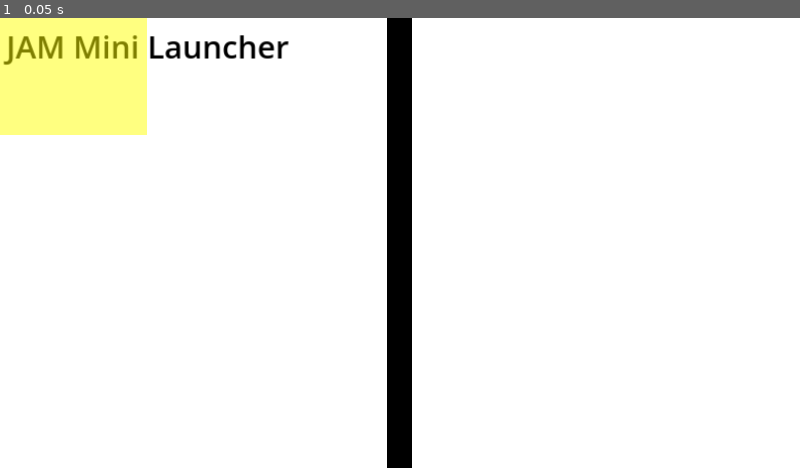
Above: before the commit, frame 1.
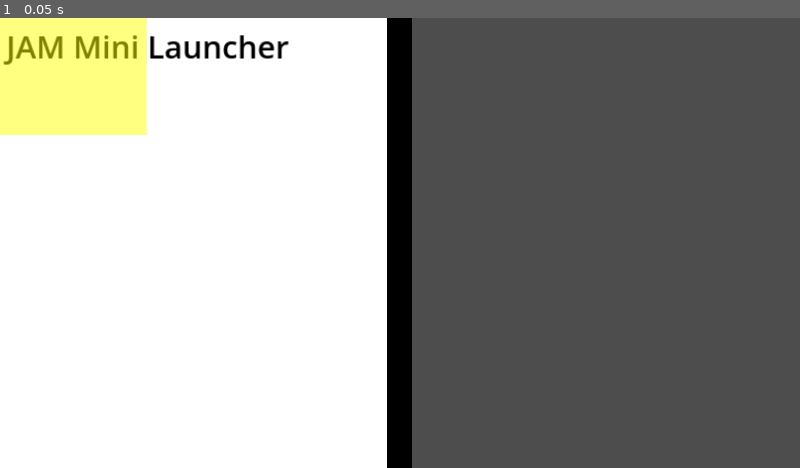
Above: after the commit, the same moment.

Repository: aschombe/jam-mini-launcher
Game: Godot game, scene res://scenes/launcher.tscn
The game is run twice, just before and just after one commit, with the same random seed, the same clock (stepped at 60 frames per second) and the same inputs.
Inputs:
- Up to frame 1 (0.05 s): no input

The runs differ from the first frame. In frame 1, 48% of the frame differs, in the area x 51-100%, y 0-100%.
Error before the commit: Invalid access to property or key 'global_position' on a base object of type 'Nil'. (res://scripts/launcher.gd:164)
Error after the commit: Invalid access to property or key 'global_position' on a base object of type 'Nil'. (res://scripts/launcher.gd:174)

Commit message:
Organized panel info, created ability for video background preview

Diff:
--- a/scenes/launcher.tscn
+++ b/scenes/launcher.tscn
@@ -16,6 +16,7 @@
 anchors_preset = 15
 anchor_right = 1.0
 anchor_bottom = 1.0
+offset_right = -652.0
 grow_horizontal = 2
 grow_vertical = 2
 
@@ -70,77 +71,104 @@
 offset_right = 1280.0
 offset_bottom = 720.0
 
-[node name="game_title" type="Label" parent="info_panel"]
-layout_mode = 1
-anchors_preset = 5
-anchor_left = 0.5
-anchor_right = 0.5
-offset_left = -260.0
-offset_top = -29.0
-offset_right = 250.0
-offset_bottom = 261.0
-grow_horizontal = 2
-theme_override_colors/font_color = Color(0, 0, 0, 1)
+[node name="video_bg" type="VideoStreamPlayer" parent="info_panel"]
+layout_mode = 0
+offset_right = 618.0
+offset_bottom = 723.0
+autoplay = true
+expand = true
+
+[node name="info_list" type="VBoxContainer" parent="info_panel"]
+layout_mode = 0
+offset_left = 71.0
+offset_top = 46.0
+offset_right = 560.0
+offset_bottom = 602.0
+
+[node name="game_title" type="Label" parent="info_panel/info_list"]
+z_index = 2
+custom_minimum_size = Vector2(1, 0)
+layout_mode = 2
+theme_override_colors/font_color = Color(0, 0, 0, 1)
+theme_override_colors/font_outline_color = Color(1, 0, 0, 1)
+theme_override_constants/outline_size = 7
 theme_override_font_sizes/font_size = 50
 text = "Hazardous Night"
 horizontal_alignment = 1
 vertical_alignment = 1
 autowrap_mode = 2
 
-[node name="author" type="Label" parent="info_panel"]
-layout_mode = 1
-anchors_preset = 8
-anchor_left = 0.5
-anchor_top = 0.5
-anchor_right = 0.5
-anchor_bottom = 0.5
-offset_left = -200.0
-offset_top = -112.0
-offset_right = 200.0
-offset_bottom = -49.0
-grow_horizontal = 2
-grow_vertical = 2
-theme_override_colors/font_color = Color(0, 0, 0, 1)
+[node name="genres" type="Label" parent="info_panel/info_list"]
+z_index = 2
+layout_mode = 2
+theme_override_colors/font_color = Color(0, 0, 0, 1)
+theme_override_colors/font_outline_color = Color(1, 0, 0, 1)
+theme_override_constants/outline_size = 7
+theme_override_font_sizes/font_size = 35
+text = "Horror"
+horizontal_alignment = 1
+vertical_alignment = 1
+
+[node name="description" type="Label" parent="info_panel/info_list"]
+z_index = 2
+custom_minimum_size = Vector2(1, 0)
+layout_mode = 2
+theme_override_colors/font_color = Color(0, 0, 0, 1)
+theme_override_colors/font_outline_color = Color(1, 0, 0, 1)
+theme_override_constants/outline_size = 7
+theme_override_font_sizes/font_size = 25
+text = "You're invited by the mayor of a town to investigate strange events that occur at nighttime."
+horizontal_alignment = 1
+vertical_alignment = 1
+autowrap_mode = 2
+
+[node name="type" type="Label" parent="info_panel/info_list"]
+z_index = 2
+custom_minimum_size = Vector2(1, 0)
+layout_mode = 2
+theme_override_colors/font_color = Color(0, 0, 0, 1)
+theme_override_colors/font_outline_color = Color(1, 0, 0, 1)
+theme_override_constants/outline_size = 7
+theme_override_font_sizes/font_size = 25
+text = "Singleplayer
+"
+horizontal_alignment = 1
+vertical_alignment = 1
+autowrap_mode = 2
+
+[node name="creation_year" type="Label" parent="info_panel/info_list"]
+z_index = 2
+custom_minimum_size = Vector2(1, 0)
+layout_mode = 2
+theme_override_colors/font_color = Color(0, 0, 0, 1)
+theme_override_colors/font_outline_color = Color(1, 0, 0, 1)
+theme_override_constants/outline_size = 7
+theme_override_font_sizes/font_size = 25
+text = "Created: 2024"
+horizontal_alignment = 1
+vertical_alignment = 1
+autowrap_mode = 2
+
+[node name="author" type="Label" parent="info_panel/info_list"]
+z_index = 2
+layout_mode = 2
+theme_override_colors/font_color = Color(0, 0, 0, 1)
+theme_override_colors/font_outline_color = Color(1, 0, 0, 1)
+theme_override_constants/outline_size = 7
 theme_override_font_sizes/font_size = 45
 text = "Andrew Schomber"
 horizontal_alignment = 1
 vertical_alignment = 1
 
-[node name="genres" type="Label" parent="info_panel"]
-layout_mode = 1
-anchors_preset = 8
-anchor_left = 0.5
-anchor_top = 0.5
-anchor_right = 0.5
-anchor_bottom = 0.5
-offset_left = -132.5
-offset_top = -48.0
-offset_right = 132.5
-offset_bottom = 15.0
-grow_horizontal = 2
-grow_vertical = 2
-theme_override_colors/font_color = Color(0, 0, 0, 1)
-theme_override_font_sizes/font_size = 35
-text = "Horror"
-horizontal_alignment = 1
-vertical_alignment = 1
-
-[node name="description" type="Label" parent="info_panel"]
-layout_mode = 1
-anchors_preset = 8
-anchor_left = 0.5
-anchor_top = 0.5
-anchor_right = 0.5
-anchor_bottom = 0.5
-offset_left = -214.0
-offset_top = 29.0
-offset_right = 214.0
-offset_bottom = 249.0
-grow_horizontal = 2
-grow_vertical = 2
-theme_override_colors/font_color = Color(0, 0, 0, 1)
-theme_override_font_sizes/font_size = 25
-text = "You're invited by the mayor of a town to investigate strange events that occur at nighttime."
+[node name="grad_year" type="Label" parent="info_panel/info_list"]
+z_index = 2
+custom_minimum_size = Vector2(1, 0)
+layout_mode = 2
+theme_override_colors/font_color = Color(0, 0, 0, 1)
+theme_override_colors/font_outline_color = Color(1, 0, 0, 1)
+theme_override_constants/outline_size = 7
+theme_override_font_sizes/font_size = 25
+text = "Class of 2026"
 horizontal_alignment = 1
 vertical_alignment = 1
 autowrap_mode = 2
--- a/scripts/launcher.gd
+++ b/scripts/launcher.gd
@@ -1,14 +1,19 @@
 extends Control
 
-#const GAME_DIR: String = "/home/andrew/Documents/projects/jam-mini-launcher/games/"
-const GAME_DIR: String ="/Games/"
+const GAME_DIR: String = "/home/andrew/Documents/projects/jam-mini-launcher/games/"
+#const GAME_DIR: String ="/Games/"
+@onready var game_title: Label = $info_panel/info_list/game_title
+@onready var author: Label = $info_panel/info_list/author
+@onready var genres: Label = $info_panel/info_list/genres
+@onready var description: Label = $info_panel/info_list/description
+@onready var type: Label = $info_panel/info_list/type
+@onready var creation_year: Label = $info_panel/info_list/creation_year
+@onready var grad_year: Label = $info_panel/info_list/grad_year
 
 @onready var game_grid: GridContainer = $game_scroller/game_grid
 @onready var info_panel: Control = $info_panel
-@onready var game_title: Label = $info_panel/game_title
-@onready var author: Label = $info_panel/author
-@onready var genres: Label = $info_panel/genres
-@onready var description: Label = $info_panel/description
+@onready var video_bg: VideoStreamPlayer = $info_panel/video_bg
+
 @onready var play_button: Button = $info_panel/play_button
 @onready var play_focus: ColorRect = $info_panel/play_button/play_focus
 @onready var selected_game: ColorRect = $selected_game
@@ -83,6 +88,7 @@
 	var game_folder: String = GAME_DIR + folder_name
 	var game_exec_path: String = game_folder + "/" + folder_name + ".dmg"
 	var game_thumbnail_path: String = game_folder + "/" + folder_name + ".png"
+	var video_path: String = game_folder + "/" + folder_name + ".ogv"
 	var json_data: Dictionary = _load_game_json(folder_name)
 
 	var game_button: Button = Button.new()
@@ -97,6 +103,10 @@
 	game_button.set_meta("author", json_data.author)
 	game_button.set_meta("description", json_data.description)
 	game_button.set_meta("genres", json_data.genres)
+	game_button.set_meta("type", json_data.type)
+	game_button.set_meta("creation_year", json_data.creation_year)
+	game_button.set_meta("grad_year", json_data.grad_year)
+	game_button.set_meta("video_path", video_path)
 
 	# Add thumbnail to the button
 	var resized_thumbnail : Image = Image.load_from_file(game_thumbnail_path)
@@ -170,6 +180,16 @@
 	author.text = button.get_meta("author")
 	description.text = button.get_meta("description")
 	genres.text = button.get_meta("genres")
+	type.text = button.get_meta("type")
+	creation_year.text = button.get_meta("creation_year")
+	grad_year.text = "Class of " + button.get_meta("grad_year")
+
+	var video : VideoStream = load(button.get_meta("video_path"))
+	video_bg.stream = video
+	video_bg.play()
+
+	#video_bg.stream = load(button.get_meta("video_path"))
+
 	if connected:
 		play_button.disconnect("pressed", _on_play_button_pressed)
 		connected = false
Not shown, changed: .gitignore
